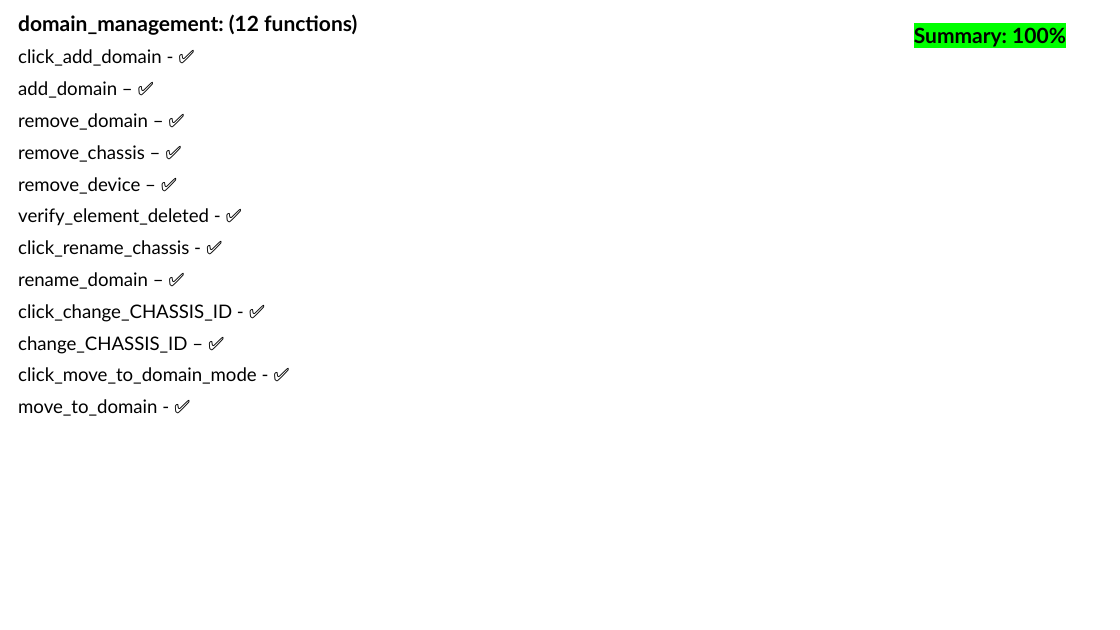
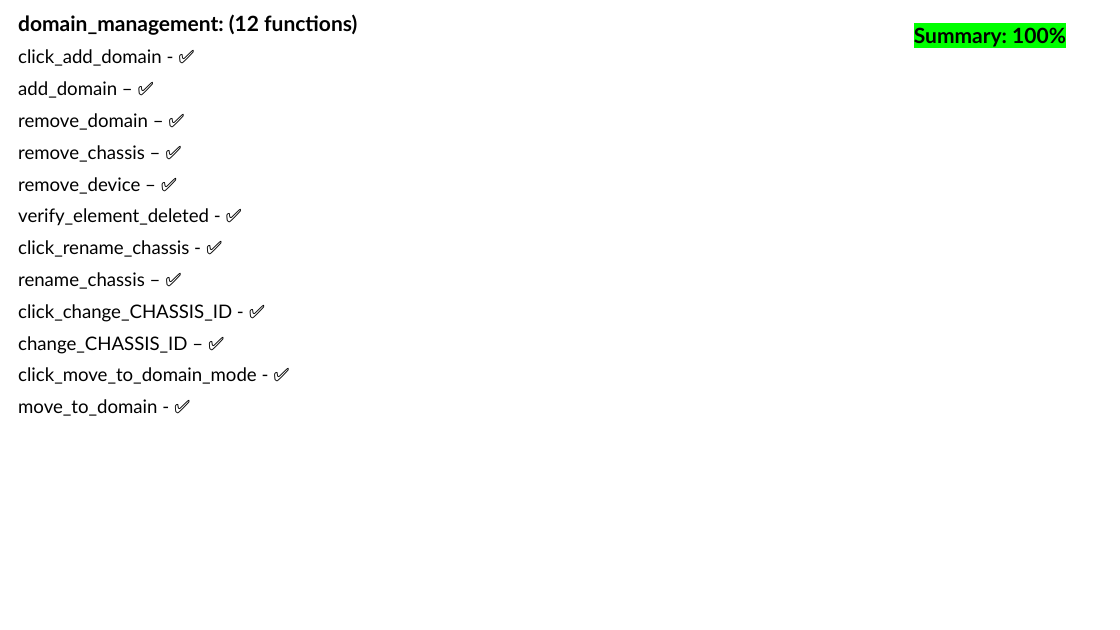
Before and after one commit to Yuval10Dahan/LightWatch_WEB, a slide deck: slide 26 of Docs/Progress_Check_Box.pptx (slide 22 before the commit). Drawn at 1120x630 pixels with LibreOffice and Linux fonts; fonts in the diff are those of the drawing. Boxes give left, top, right and bottom in pixels: in the first picture for what was removed or moved away, otherwise in the second. Text is boxed around its words. In the diff, an @@ line names an element or a change of style, - is before the commit and + after.

```diff
--- a/Docs/Progress_Check_Box.pptx
+++ b/Docs/Progress_Check_Box.pptx
@@ subtitle at box(18, 272, 145, 289): text changed @@
-rename_domain – ✅
+rename_chassis – ✅
```
Also in this commit, not shown: 13 other slides changed, 4 slides added, 38 other files.
